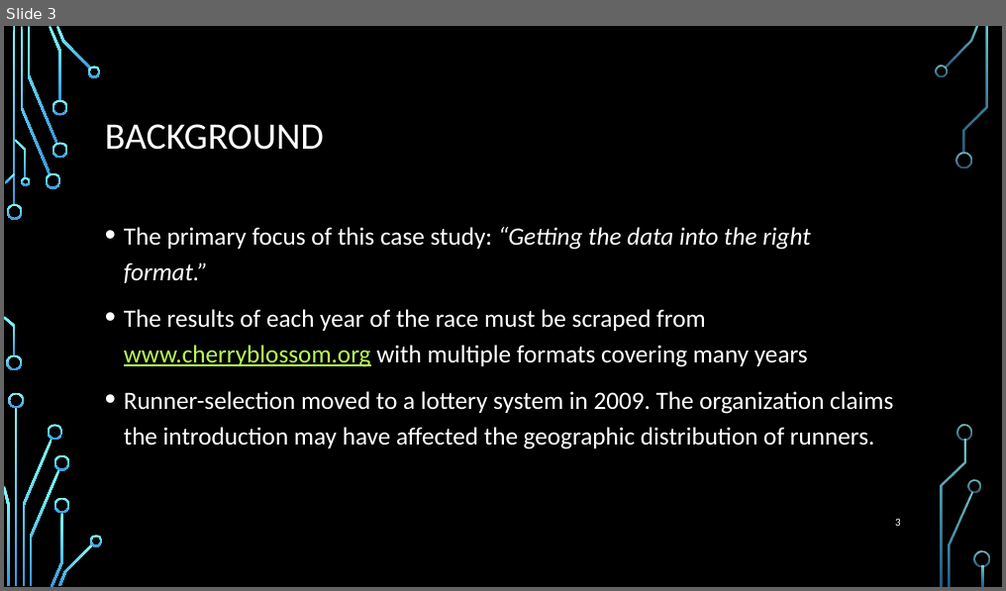
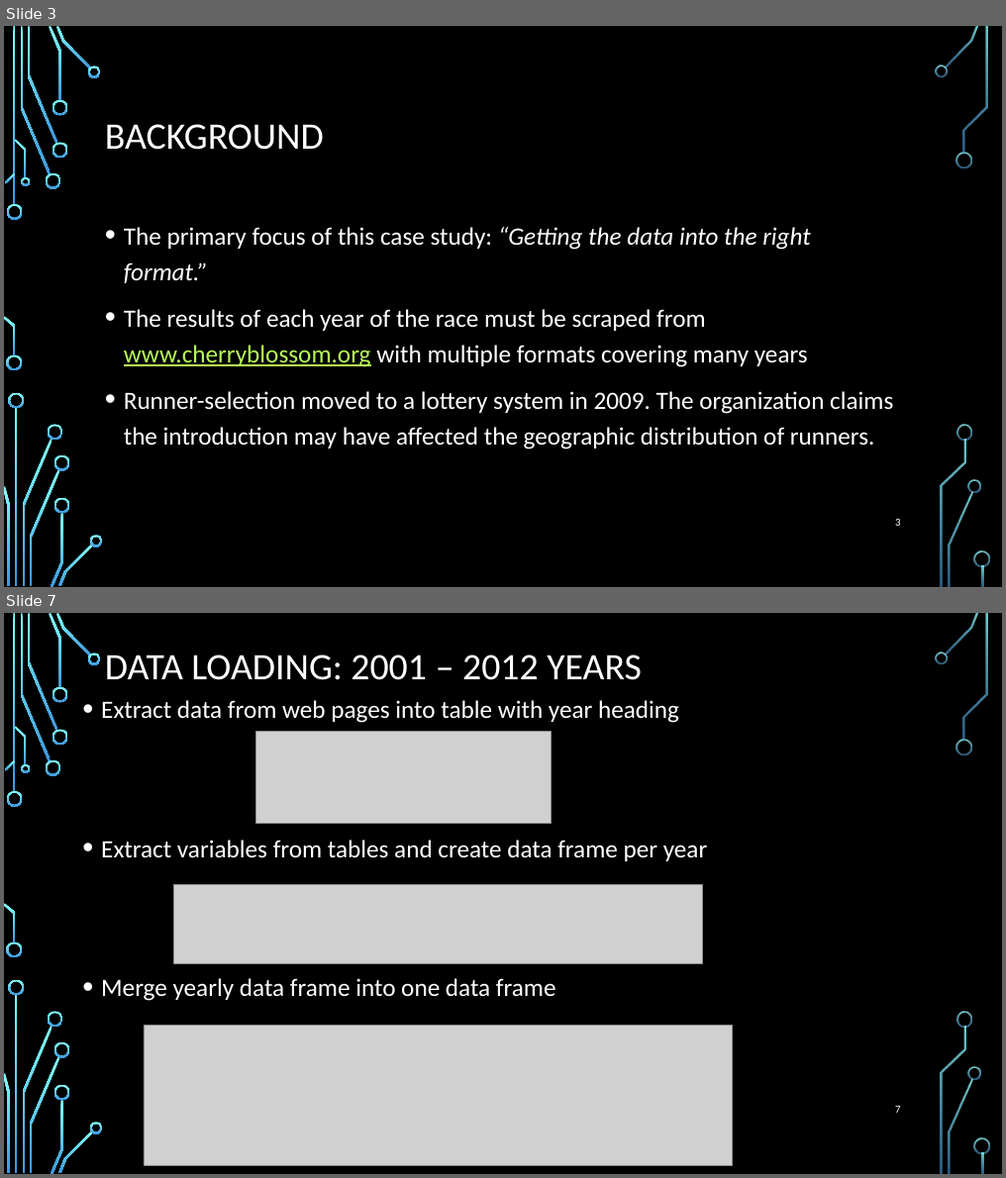
Before and after one commit to elkinst65/QTW_08, a slide deck: infographic.pptx. Shown one above the other, each under a label of ours: slide 3 before the commit, slides 3 and 7 after it; the slides between them are not shown. The pictures are 1006x591 and 1006x1178 pixels, drawn with LibreOffice and Linux fonts; fonts in the diff are those of the drawing; grey boxes stand for pictures; background and template pictures are left out. Boxes give left, top, right and bottom in pixels: in the first picture for what was removed or moved away, otherwise in the second. Text is boxed around its words. In the diff, an @@ line names an element or a change of style, - is before the commit and + after.

```diff
--- a/infographic.pptx
+++ b/infographic.pptx
@@ slide 7 added at bbox=[4, 613, 1002, 1174], background picture (left out); not listed: 36 template elements that a slide beside it also shows @@
@@ title added at bbox=[105, 655, 642, 680], 36 pt, text #FFFFFF @@
+DATA LOADING: 2001 – 2012 YEARS
@@ text added at bbox=[101, 700, 707, 1001], 24 pt, text #FFFFFF @@
+• Extract data from web pages into table with year heading
+• Extract variables from tables and create data frame per year
+• Merge yearly data frame into one data frame
@@ picture added at bbox=[256, 731, 551, 823] @@
@@ picture added at bbox=[173, 884, 703, 964] @@
@@ picture added at bbox=[144, 1026, 733, 1165] @@
@@ page number added at bbox=[895, 1106, 901, 1113], 10.5 pt, text #FFFFFF @@
+7
```
Also in this commit, not shown: 1 slide changed, 2 other slides added, 1 slide removed.
